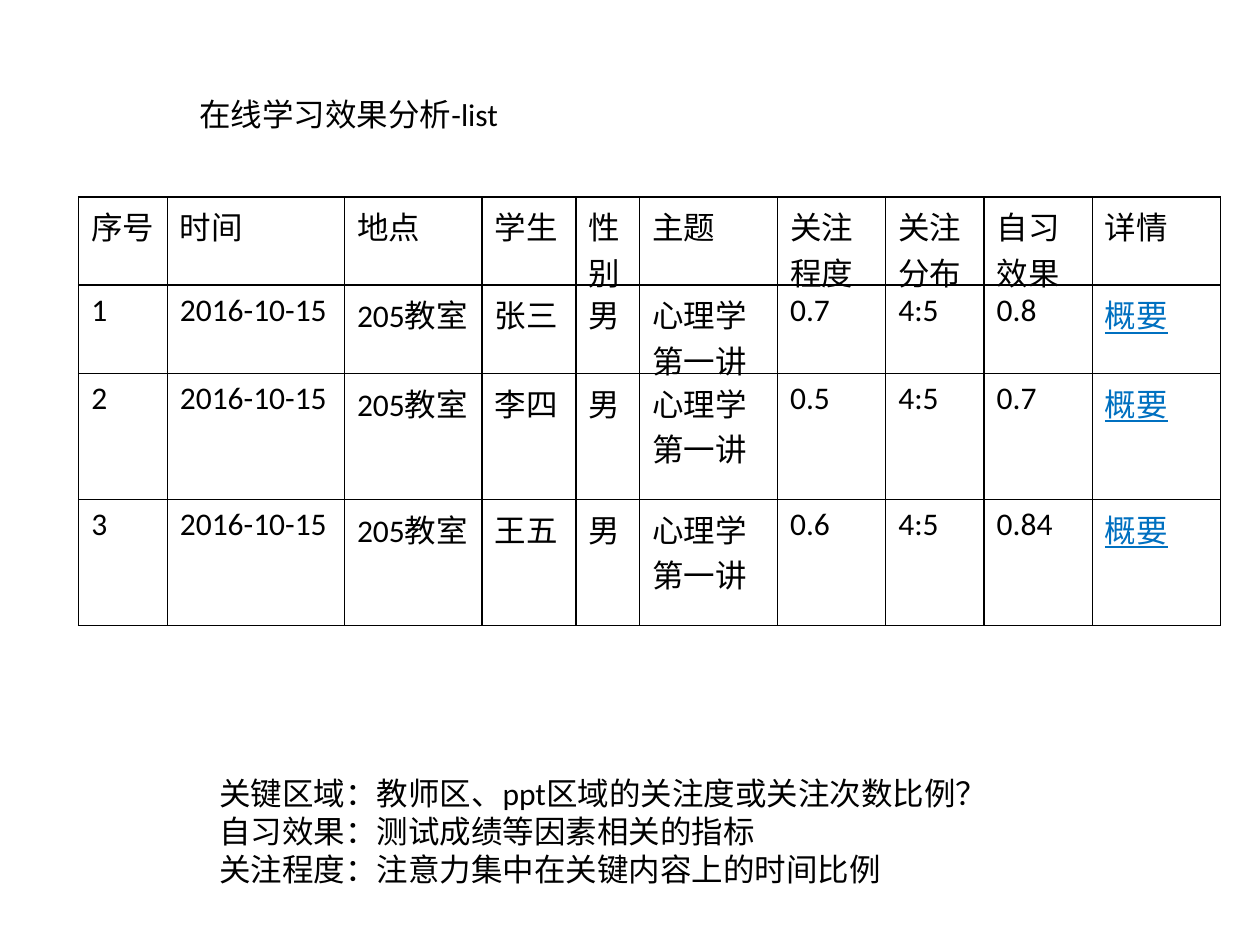
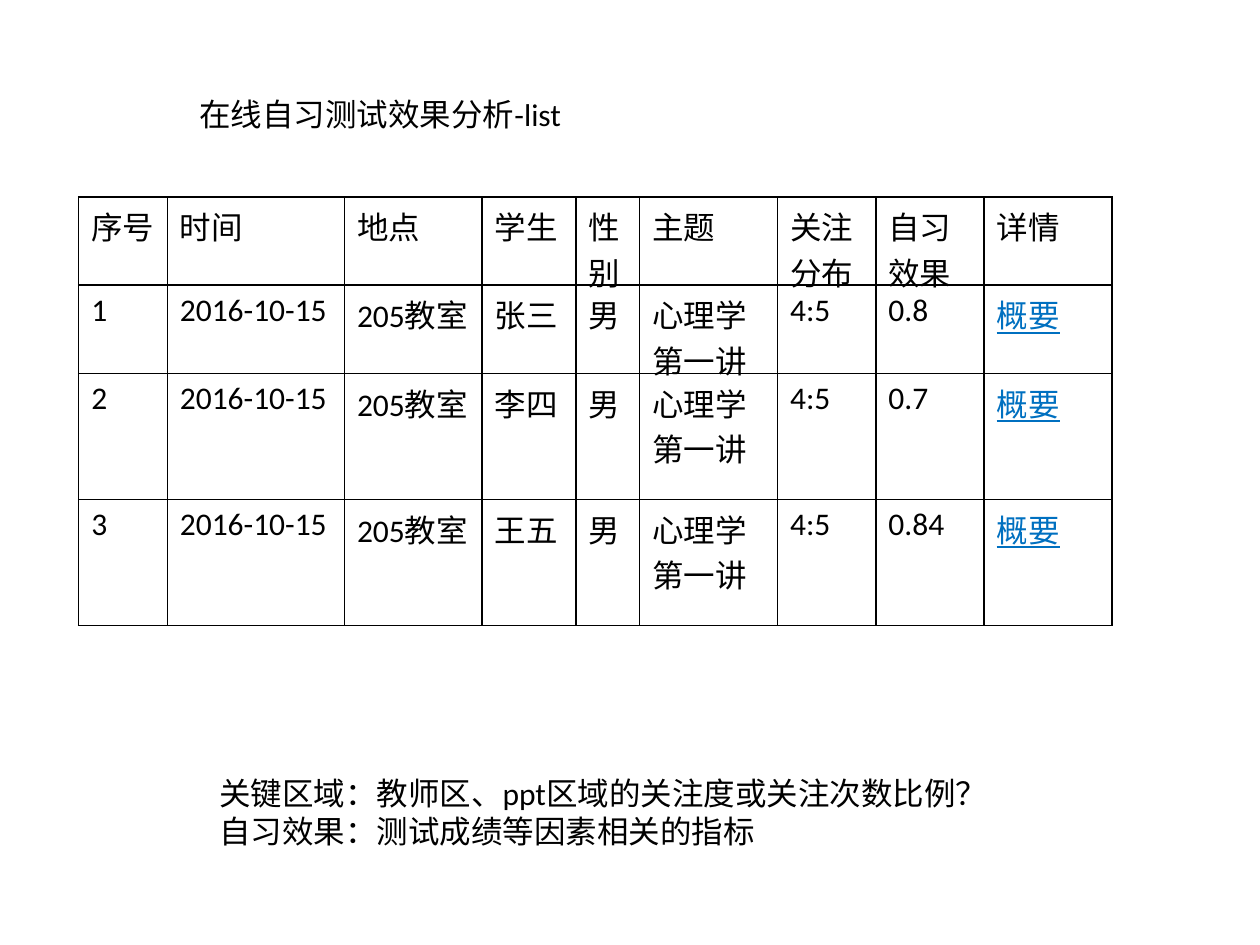
Before and after one commit to fanzijian/thinkphp5, a slide deck: slide 11 of 云评估-界面内容设计.pptx. Drawn at 1260x945 pixels with LibreOffice and Linux fonts; fonts in the diff are those of the drawing. Boxes give left, top, right and bottom in pixels: in the first picture for what was removed or moved away, otherwise in the second. Text is boxed around its words. In the diff, an @@ line names an element or a change of style, - is before the commit and + after.

```diff
--- a/云评估-界面内容设计.pptx
+++ b/云评估-界面内容设计.pptx
@@ text at [199, 99, 561, 129]: text changed @@
-在线学习效果分析-list
+在线自习测试效果分析-list
@@ table at [78, 197, 1111, 625] @@
-column 7: 关注程度 | 0.7 | 0.5 | 0.6
@@ table: place and size @@
-table at [78, 197, 1220, 625]
+table at [78, 197, 1111, 625]
@@ text at [219, 854, 881, 884]: paragraph removed @@
-关注程度：注意力集中在关键内容上的时间比例
```
Also in this commit, not shown: 8 other slides changed.
